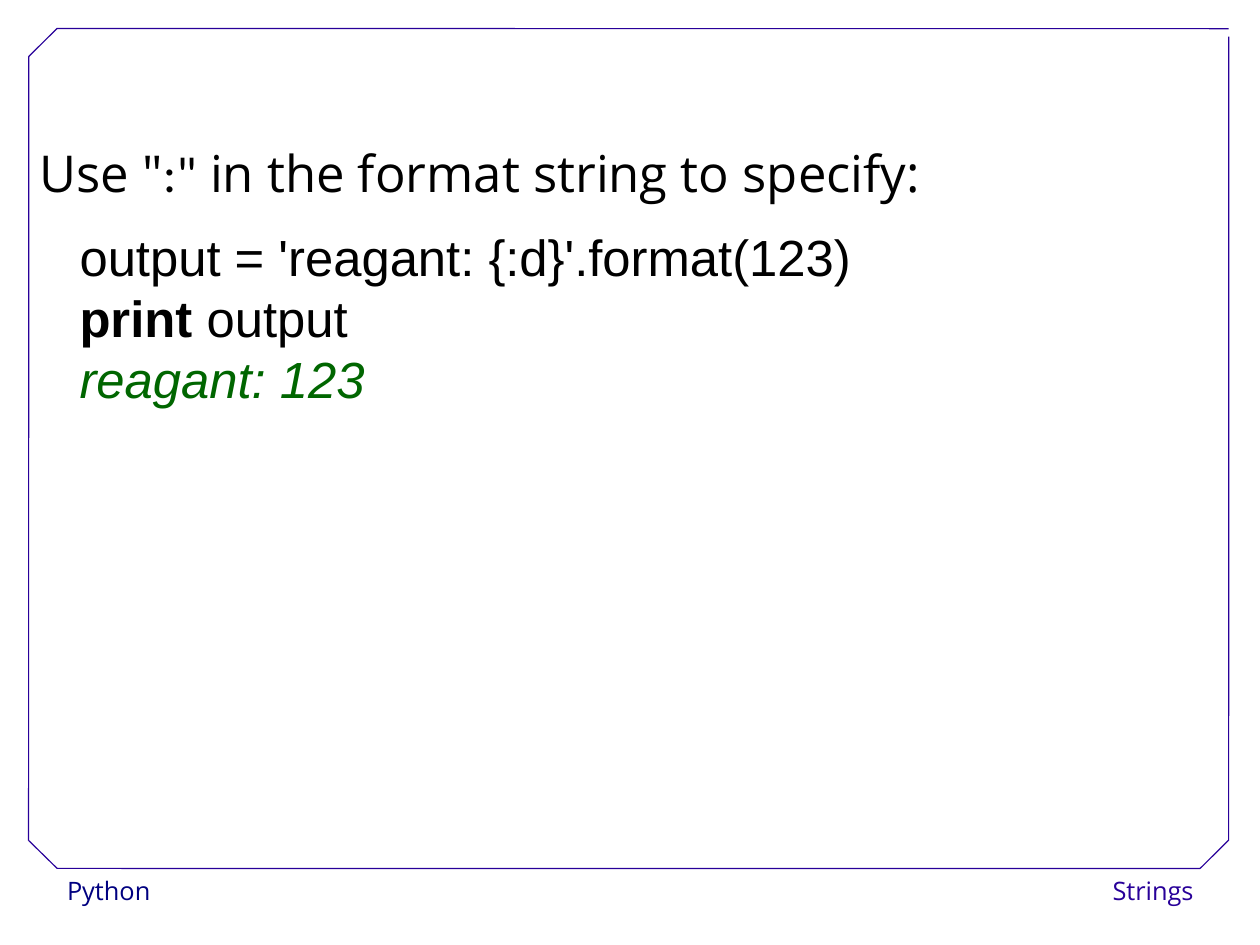
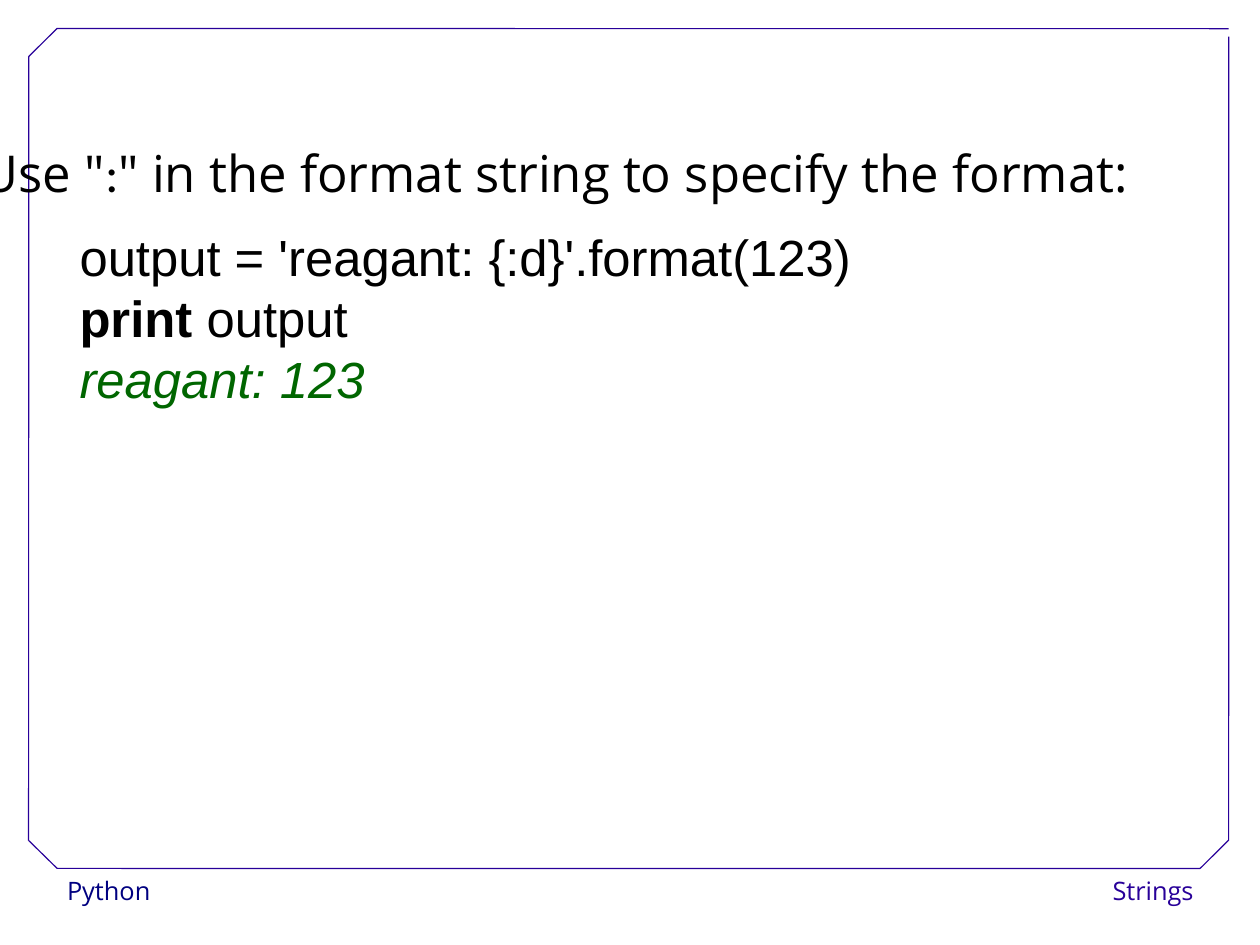
Before and after one commit to ncasuk/ncas-isc, a slide deck: slide 33 of python/presentations/learning_python/12_strings.ppt. Drawn at 1260x945 pixels with LibreOffice and Linux fonts; fonts in the diff are those of the drawing; background and template pictures are left out. Boxes give left, top, right and bottom in pixels: in the first picture for what was removed or moved away, otherwise in the second. Text is boxed around its words. In the diff, an @@ line names an element or a change of style, - is before the commit and + after.

```diff
--- a/python/presentations/learning_python/12_strings.ppt
+++ b/python/presentations/learning_python/12_strings.ppt
@@ text at [0,144,1128,205]: text changed @@
-Use ":" in the format string to specify:
+Use ":" in the format string to specify the format:
```
Also in this commit, not shown: 4 other slides changed, 12 other files.
